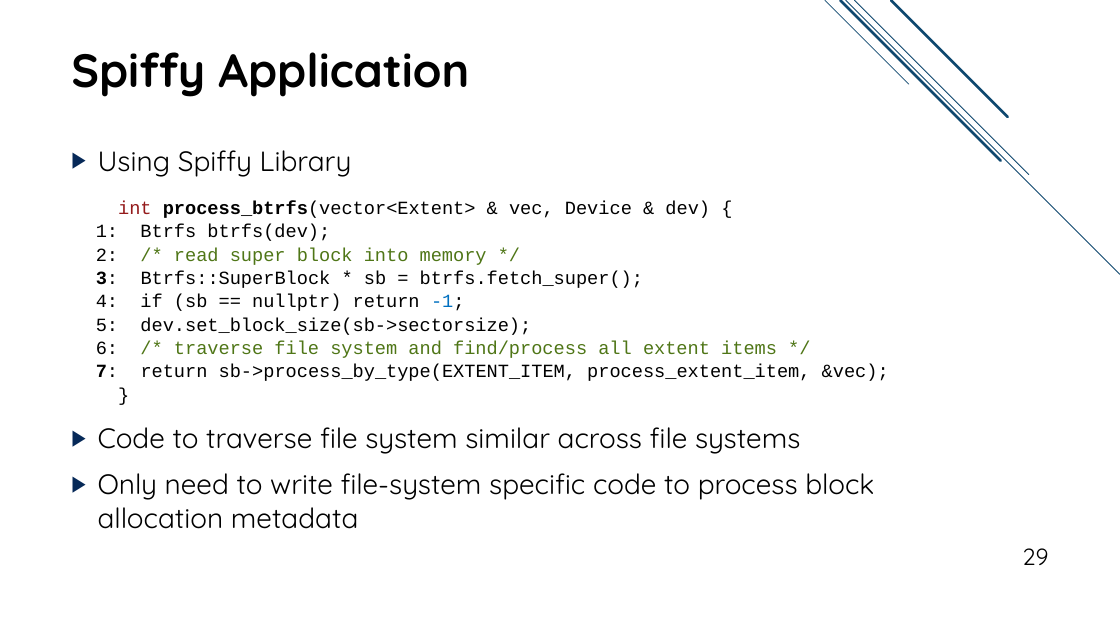
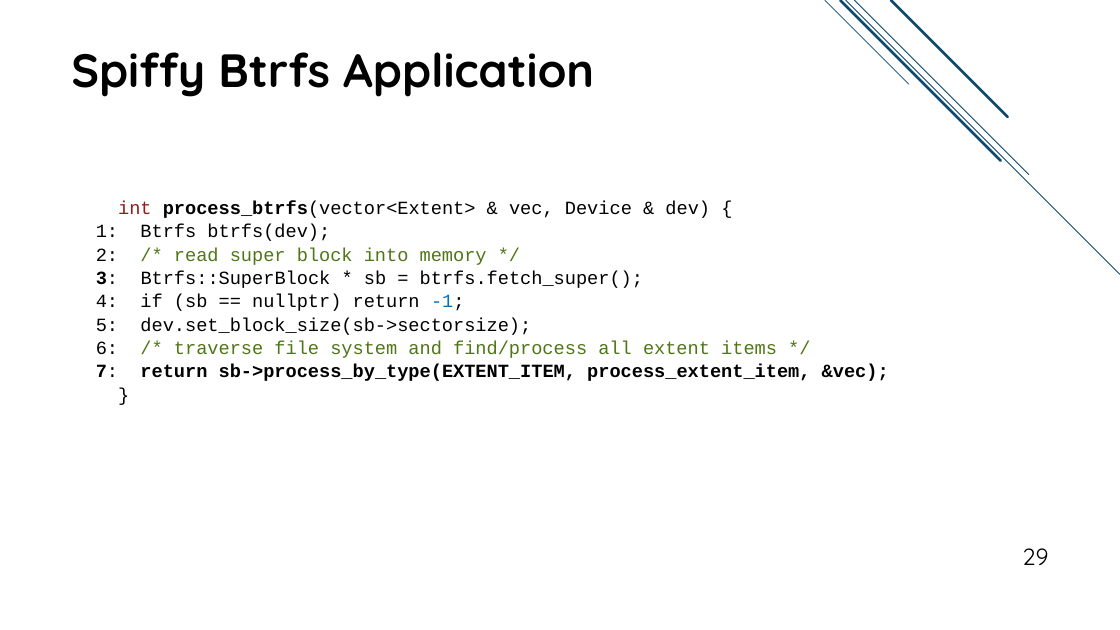
Before and after one commit to jacksun007/spiffy-paper, a slide deck: slide 29 of talk/spiffy_talk.pptx. Drawn at 1120x630 pixels with LibreOffice and Linux fonts; fonts in the diff are those of the drawing. Boxes give left, top, right and bottom in pixels: in the first picture for what was removed or moved away, otherwise in the second. Text is boxed around its words. In the diff, an @@ line names an element or a change of style, - is before the commit and + after.

```diff
--- a/talk/spiffy_talk.pptx
+++ b/talk/spiffy_talk.pptx
@@ title at <box>71,52,594,97</box>: text changed @@
-Spiffy Application
+Spiffy Btrfs Application
@@ text removed at <box>98,150,874,529</box> @@
-▶ Using Spiffy Library
-▶ Code to traverse file system similar across file systems
-▶ Only need to write file-system specific code to process block allocation metadata
@@ text at <box>96,364,889,381</box>: bold on in "return sb->process_by_type(EXTENT_ITEM, process_extent_item, ..." @@
```
Also in this commit, not shown: 24 other slides changed, 3 slides added, 2 slides removed.
